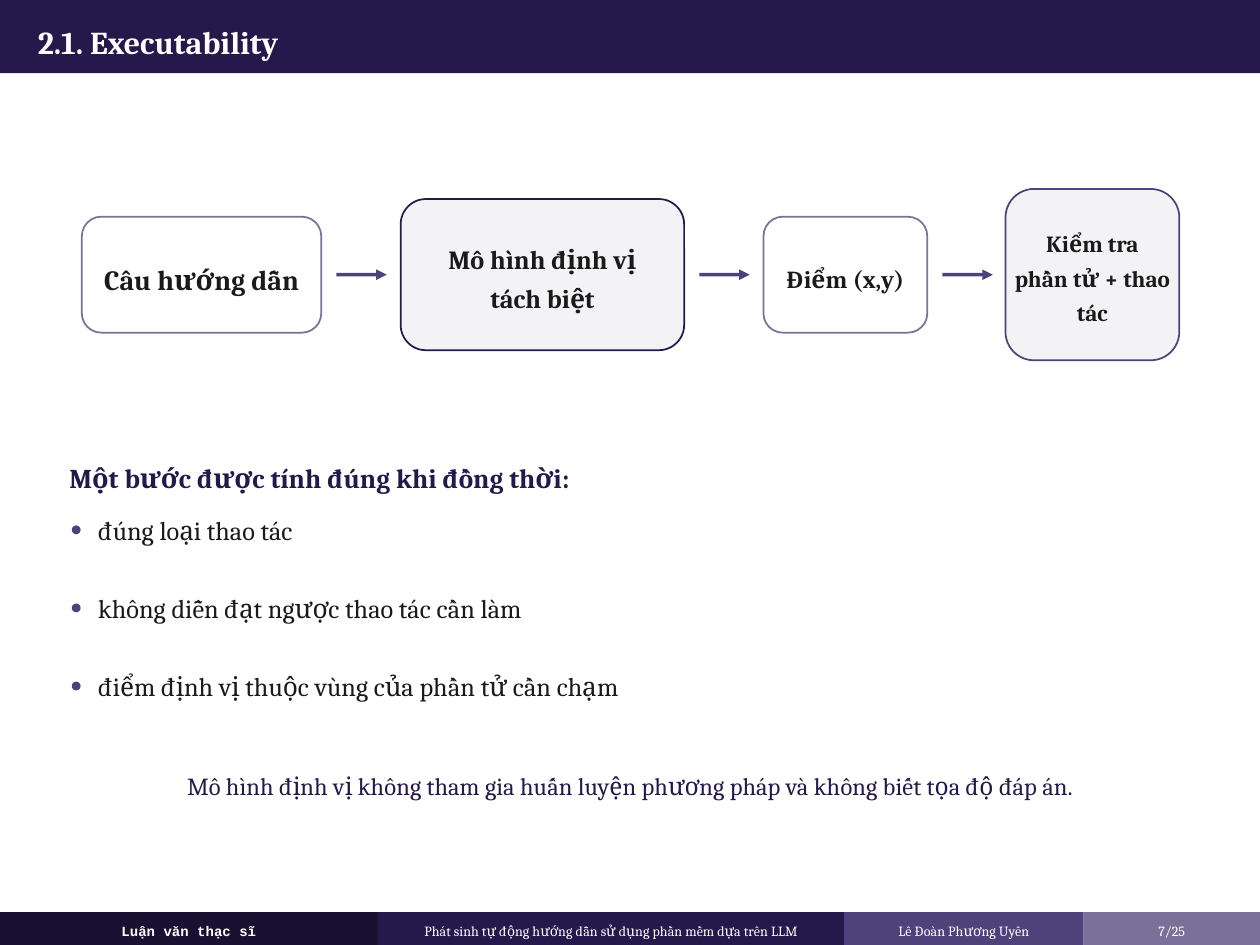
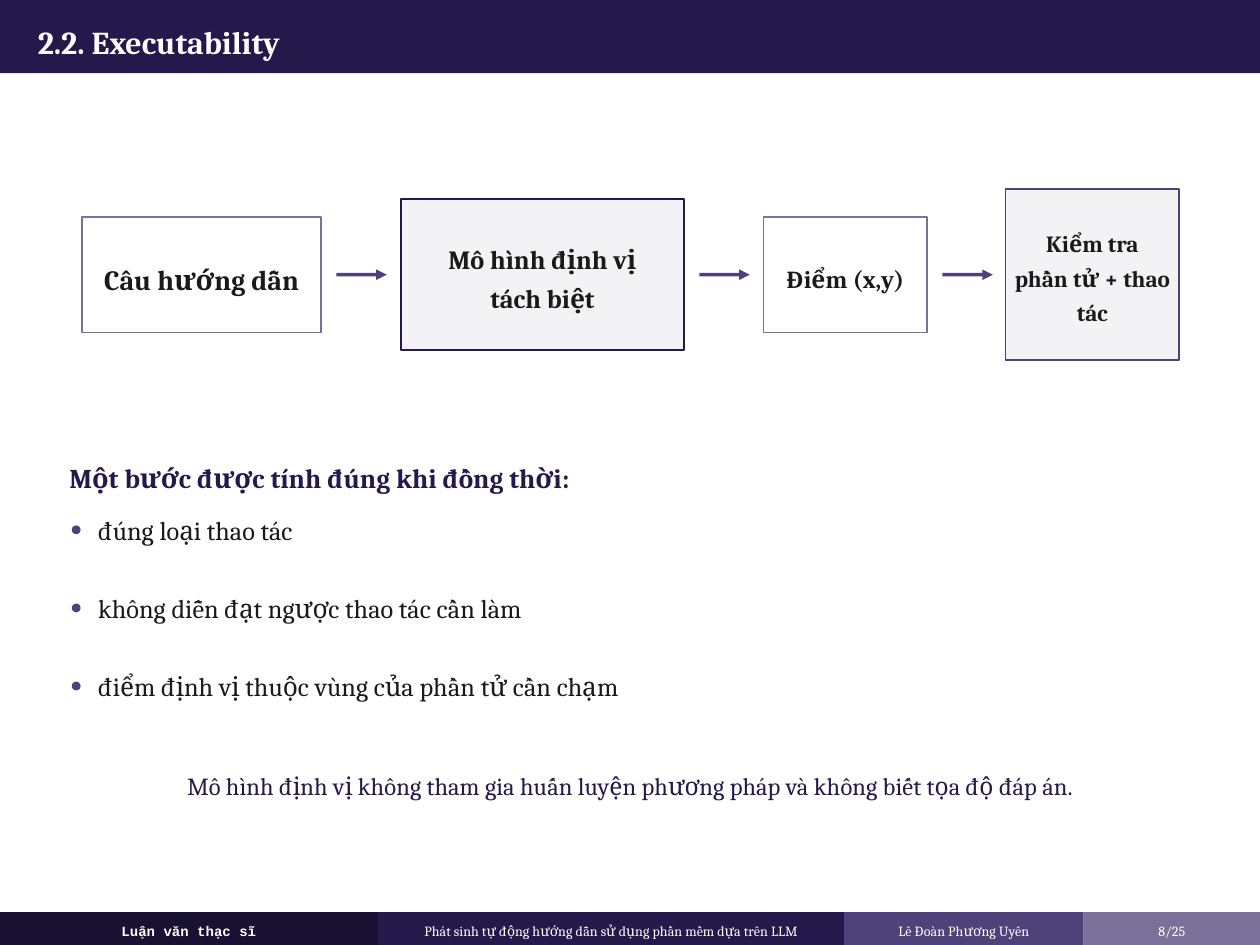
Before and after one commit to UyenLe0712/thesis, a slide deck: slide 8 of slides/LUAN_VAN_SLIDE_BAO_VE_CONCISE.pptx (slide 7 before the commit). Drawn at 1260x945 pixels with LibreOffice and Linux fonts; fonts in the diff are those of the drawing. Boxes give left, top, right and bottom in pixels: in the first picture for what was removed or moved away, otherwise in the second. Text is boxed around its words. In the diff, an @@ line names an element or a change of style, - is before the commit and + after.

```diff
--- a/slides/LUAN_VAN_SLIDE_BAO_VE_CONCISE.pptx
+++ b/slides/LUAN_VAN_SLIDE_BAO_VE_CONCISE.pptx
@@ text at (38, 32, 280, 61): text changed @@
-2.1. Executability
+2.2. Executability
@@ rounded rectangle to rectangle in 4 elements at (82, 217, 321, 333), (401, 199, 684, 350), (764, 217, 927, 333), (1005, 189, 1179, 360) @@
@@ text at (1158, 926, 1185, 938): text changed @@
-7/25
+8/25
```
Also in this commit, not shown: 22 other slides changed, 1 slide added, 2 slides removed, 1 other file.
